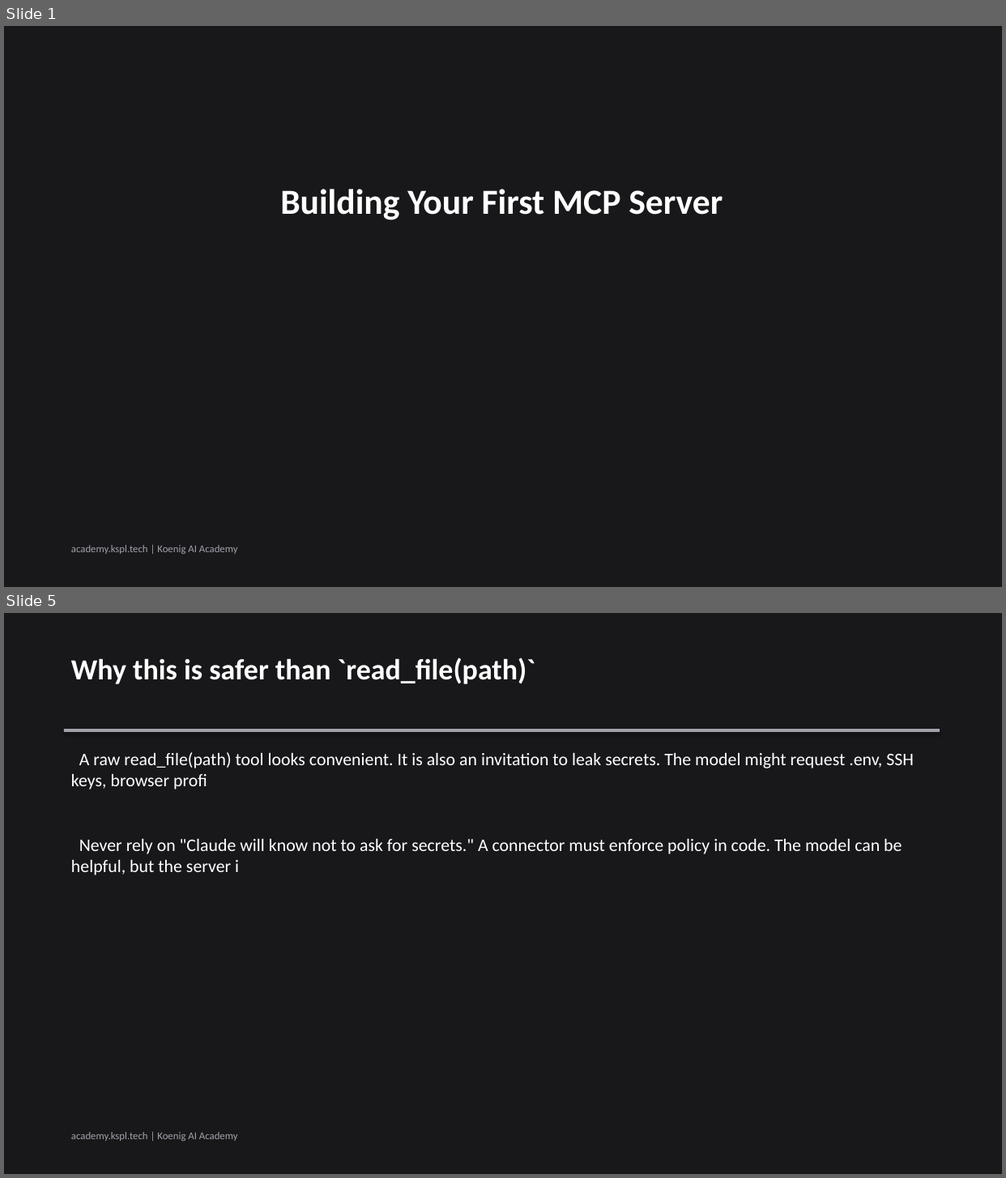
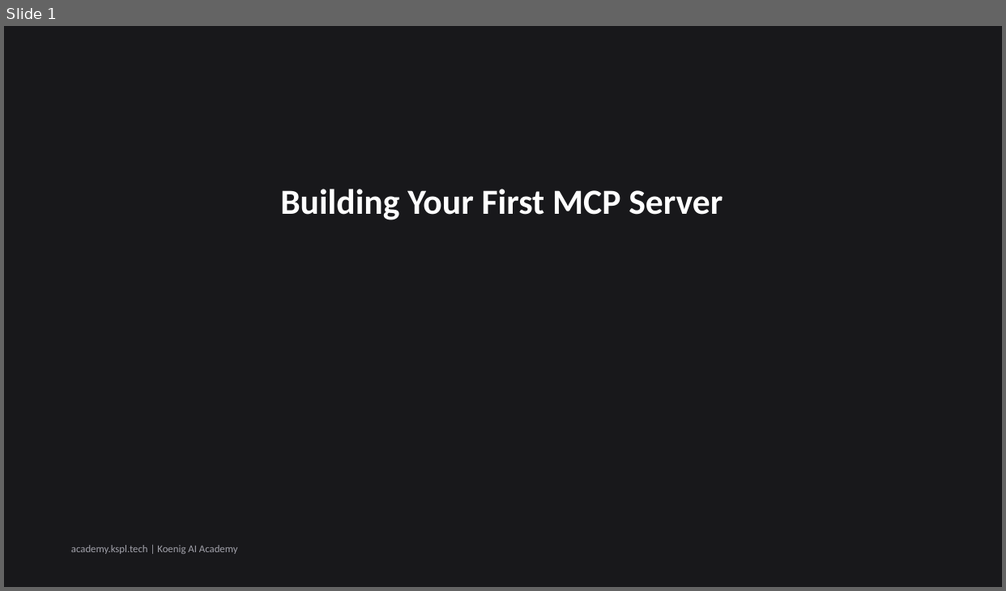
Before and after one commit to Koenig-Solutions-Private-Limited/koenig-ai-org, a slide deck: vault/courses/claude-tool-use-from-zero/ch03-slides.pptx. Shown one above the other, each under a label of ours: slides 1 and 5 before the commit, slide 1 after it; the slides between them are not shown. The pictures are 1006x1178 and 1006x591 pixels, drawn with LibreOffice and Linux fonts; fonts in the diff are those of the drawing. Boxes give left, top, right and bottom in pixels: in the first picture for what was removed or moved away, otherwise in the second. Text is boxed around its words. In the diff, an @@ line names an element or a change of style, - is before the commit and + after.

```diff
--- a/vault/courses/claude-tool-use-from-zero/ch03-slides.pptx
+++ b/vault/courses/claude-tool-use-from-zero/ch03-slides.pptx
@@ slide 5 removed at <box>4,613,1002,1174</box>, background #18181B @@
@@ text removed at <box>71,658,535,684</box> @@
-Why this is safer than `read_file(path)`
@@ rectangle removed at <box>64,729,940,732</box> @@
@@ text removed at <box>71,752,914,790</box> @@
-A raw read_file(path) tool looks convenient. It is also an invitation to leak secrets. The model might request .env, SSH keys, browser profi
@@ text removed at <box>71,839,901,875</box> @@
-Never rely on "Claude will know not to ask for secrets." A connector must enforce policy in code. The model can be helpful, but the server i
@@ text removed at <box>71,1132,238,1141</box> @@
-academy.kspl.tech | Koenig AI Academy
```
Also in this commit, not shown: 1 slide changed, 4 slides added, 4 other slides removed.
